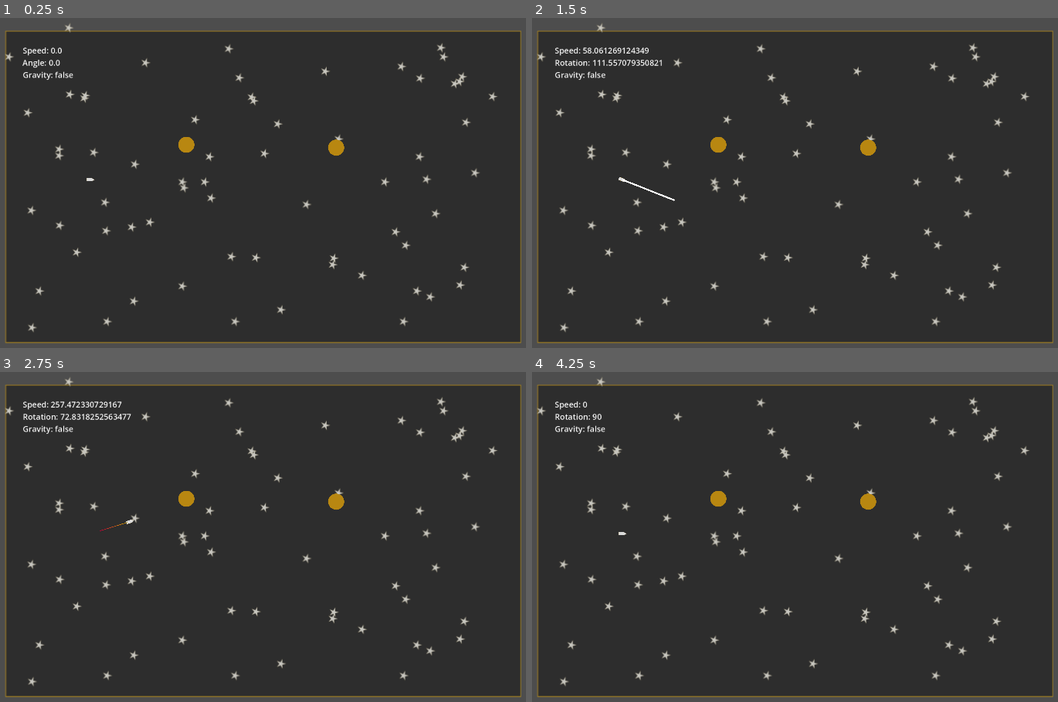
Above: before the commit, frames 1-4 (two rows, left to right).
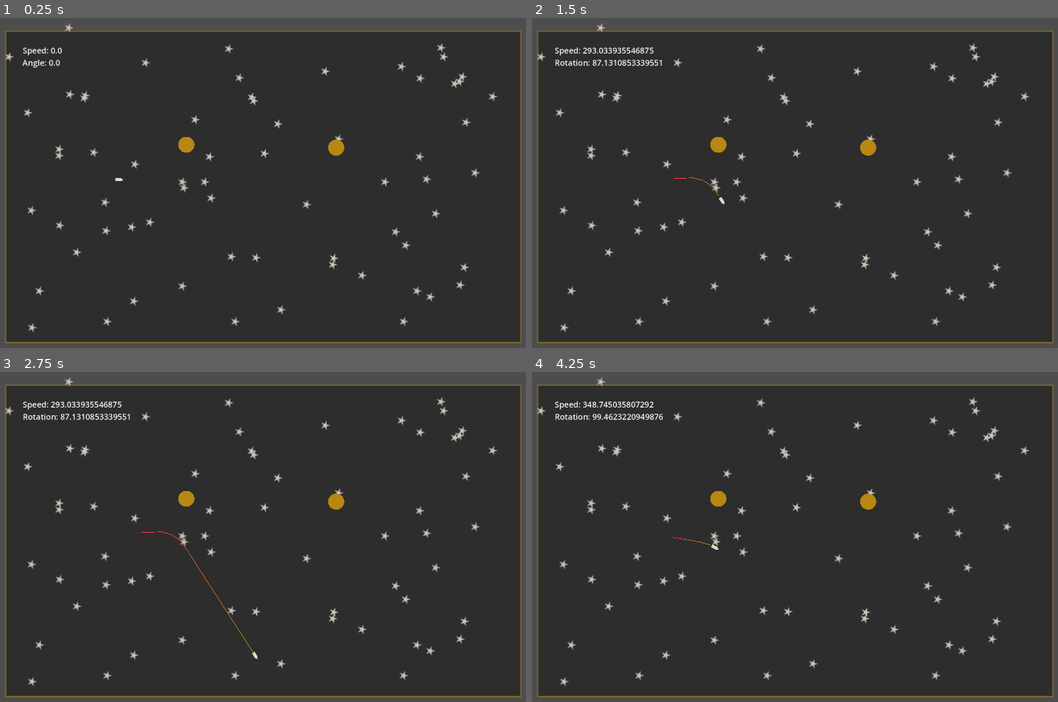
Above: after the commit, the same moments.

Repository: ChrisWoody/GravityAssist
Game: Godot game, scene res://scenes/world.tscn
The game is run twice, just before and just after one commit, with the same random seed, the same clock (stepped at 60 frames per second) and the same inputs.
Inputs (mouse positions are in pixels of both pictures, inside the frame that each line leads up to):
- Up to frame 1 (0.25 s): no input
- Up to frame 2 (1.5 s): tap Enter at 0.5 s; move the mouse to (931, 166) at 0.52 s; click (931, 166) at 0.67 s; tap R (reset) at 1.25 s; move the mouse to (674, 199) at 1.27 s; click (674, 199) at 1.42 s
- Up to frame 3 (2.75 s): tap R (reset) at 2 s; move the mouse to (326, 461) at 2.02 s; click (326, 461) at 2.17 s
- Up to frame 4 (4.25 s): tap R (reset) at 2.75, 3.5, 4.15 s; move the mouse to (768, 606) at 2.77 s; click (768, 606) at 2.92 s; move the mouse to (984, 589) at 3.52 s; click (984, 589) at 3.67 s

The runs differ from the first frame. In frame 1, 0.1% of the frame differs, in the area x 4-24%, y 16-50%; in frame 2, 0.5%, in the area x 4-37%, y 8-57%; in frame 3, 0.5%; in frame 4, 0.5%.

Commit message:
Bit of a re-write to support spawning the spaceship many times

Diff:
--- a/scenes/path_plot_item.tscn
+++ /dev/null
@@ -1,7 +0,0 @@
-[gd_scene load_steps=2 format=3 uid="uid://00tdbh3ylmxk"]
-
-[sub_resource type="QuadMesh" id="QuadMesh_t6cq6"]
-
-[node name="PathPlotItem" type="MeshInstance2D"]
-scale = Vector2(2, 2)
-mesh = SubResource("QuadMesh_t6cq6")
--- a/scenes/path_plotter.tscn
+++ b/scenes/path_plotter.tscn
@@ -1,15 +1,12 @@
-[gd_scene load_steps=3 format=3 uid="uid://c8hc50k4i5dp7"]
+[gd_scene load_steps=3 format=3 uid="uid://clrhdjhe8pkve"]
 
 [ext_resource type="Script" path="res://scripts/path_plotter.gd" id="1_liuj6"]
 
-[sub_resource type="Gradient" id="Gradient_3hot2"]
-colors = PackedColorArray(0.729775, 0, 0.21691, 1, 0.814645, 0.649804, 3.85046e-07, 1)
+[sub_resource type="Gradient" id="Gradient_jmlk4"]
+colors = PackedColorArray(1, 0.169328, 0.287338, 1, 0.639794, 0.576276, 0, 1)
 
-[node name="PathPlotter" type="Node"]
+[node name="PathPlotter" type="Line2D"]
+width = 2.0
+gradient = SubResource("Gradient_jmlk4")
+antialiased = true
 script = ExtResource("1_liuj6")
-
-[node name="Line2D" type="Line2D" parent="."]
-unique_name_in_owner = true
-width = 2.0
-gradient = SubResource("Gradient_3hot2")
-antialiased = true
--- a/scenes/spaceship.tscn
+++ b/scenes/spaceship.tscn
@@ -1,7 +1,8 @@
-[gd_scene load_steps=5 format=3 uid="uid://ddiylcki0mec2"]
+[gd_scene load_steps=6 format=3 uid="uid://ddiylcki0mec2"]
 
 [ext_resource type="Texture2D" uid="uid://dh7jihn6uxs4" path="res://assests/spaceshipv1.png" id="1_gyjty"]
 [ext_resource type="Script" path="res://scripts/spaceship.gd" id="1_jdq2w"]
+[ext_resource type="PackedScene" uid="uid://clrhdjhe8pkve" path="res://scenes/path_plotter.tscn" id="2_3edt7"]
 
 [sub_resource type="QuadMesh" id="QuadMesh_f1ikj"]
 size = Vector2(10, -25)
@@ -12,6 +13,7 @@
 [node name="Spaceship" type="Node2D"]
 rotation = 1.5708
 script = ExtResource("1_jdq2w")
+line2dScene = ExtResource("2_3edt7")
 
 [node name="MeshInstance2D" type="MeshInstance2D" parent="."]
 mesh = SubResource("QuadMesh_f1ikj")
--- a/scenes/world.tscn
+++ b/scenes/world.tscn
@@ -1,11 +1,10 @@
-[gd_scene load_steps=9 format=3 uid="uid://dr08ajut6v7wk"]
+[gd_scene load_steps=8 format=3 uid="uid://dr08ajut6v7wk"]
 
 [ext_resource type="Texture2D" uid="uid://baeptu70722k0" path="res://assests/backgroundv1.png" id="1_s5gvq"]
 [ext_resource type="PackedScene" uid="uid://b5o8hhlfen65s" path="res://scenes/planet.tscn" id="2_kspeu"]
 [ext_resource type="PackedScene" uid="uid://ddiylcki0mec2" path="res://scenes/spaceship.tscn" id="3_saj76"]
 [ext_resource type="Script" path="res://scripts/uimanager.gd" id="4_moe5a"]
 [ext_resource type="Script" path="res://scripts/game_manager.gd" id="5_frs4h"]
-[ext_resource type="PackedScene" uid="uid://c8hc50k4i5dp7" path="res://scenes/path_plotter.tscn" id="6_kygms"]
 
 [sub_resource type="QuadMesh" id="QuadMesh_hrhu3"]
 size = Vector2(1000, 800)
@@ -29,11 +28,6 @@
 [node name="Planet2" parent="." instance=ExtResource("2_kspeu")]
 position = Vector2(218, -110)
 
-[node name="Spaceship" parent="." node_paths=PackedStringArray("topLeftWall", "bottomRightWall") instance=ExtResource("3_saj76")]
-position = Vector2(-546, -10)
-topLeftWall = NodePath("../TopLetWall")
-bottomRightWall = NodePath("../BottomRightWall")
-
 [node name="GameUI" type="CanvasGroup" parent="."]
 script = ExtResource("4_moe5a")
 
@@ -43,14 +37,12 @@
 offset_right = -550.0
 offset_bottom = -319.0
 text = "Speed: 0.0
-Angle: 0.0
-Gravity: false"
+Angle: 0.0"
 label_settings = SubResource("LabelSettings_jpjxx")
 
-[node name="GameManager" type="Node" parent="."]
+[node name="GameManager" type="Node2D" parent="."]
 script = ExtResource("5_frs4h")
-
-[node name="PathPlotter" parent="." instance=ExtResource("6_kygms")]
+spaceship = ExtResource("3_saj76")
 
 [node name="LaunchLine" type="Line2D" parent="."]
 z_index = 1
@@ -63,8 +55,4 @@
 [node name="BottomRightWall" type="Node2D" parent="."]
 position = Vector2(779, 481)
 
-[connection signal="somethingChanged" from="Spaceship" to="GameUI" method="_on_spaceship_something_changed"]
-[connection signal="launch" from="GameManager" to="Spaceship" method="_on_game_manager_launch"]
-[connection signal="launch" from="GameManager" to="PathPlotter" method="_on_game_manager_launch"]
-[connection signal="resetGame" from="GameManager" to="Spaceship" method="_on_game_manager_reset_game"]
-[connection signal="resetGame" from="GameManager" to="PathPlotter" method="_on_game_manager_reset_game"]
+[connection signal="spaceshipLaunchState" from="GameManager" to="GameUI" method="_on_game_manager_spaceship_launch_state"]
--- a/scripts/game_manager.gd
+++ b/scripts/game_manager.gd
@@ -1,22 +1,81 @@
-class_name GameManager extends Node
+class_name GameManager extends Node2D
 
 signal resetGame
-signal launch
+signal launch(speed: float, rotation: float)
+signal spaceshipLaunchState(speed: float, rotation: float)
 
+@export var spaceship: PackedScene
+@onready var launchLine: Line2D = get_node("../LaunchLine")
 
 var playing := false
-var preparing := true
+var clicking := false
+
+var currentSpaceship: Spaceship
+
+var speed := 60.0
+var angle := 90.0
+
+var mouseClickStartPosition := Vector2(-456, -10)
+var mouseClickEndPosition := Vector2.ZERO
+
+var planets: Array[Planet]
+
+func _ready() -> void:
+	var planetsFound: Array[Node] = get_parent().find_children("Planet*")
+	planets.assign(planetsFound)
+	print(str(planets.size()))
+	currentSpaceship = spawnSpaceship()
 
 func _process(_delta: float) -> void:
 	if Input.is_action_just_pressed("reset"):
 		resetGame.emit()
 
+	if clicking:
+		mouseClickEndPosition = get_global_mouse_position()
+		launchLine.set_point_position(1, launchLine.to_local(mouseClickEndPosition))
+		speed = (mouseClickEndPosition - mouseClickStartPosition).length() / 3.0
+
+		var angleToPoint := mouseClickStartPosition.angle_to_point(mouseClickEndPosition)
+		var angleInDegress := rad_to_deg(angleToPoint) + 90.0
+		angle = angleInDegress
+		currentSpaceship.global_position = Vector2(-456, -10) + (Vector2.from_angle(deg_to_rad(angle - 90.0)) * 30.0)
+
+		launchLine.set_point_position(0, launchLine.to_local(currentSpaceship.global_position))
+		currentSpaceship.rotation_degrees = angleInDegress
+		spaceshipLaunchState.emit(speed, angle)
+
+func _input(event):
+	if playing:
+		return
+
+	if event is InputEventMouseButton:
+		if event.button_index == MOUSE_BUTTON_LEFT:
+			if clicking:
+				clicking = false
+				playing = true
+				launched()
+				launchLine.set_point_position(0, Vector2.ZERO)
+				launchLine.set_point_position(1, Vector2.ZERO)
+			else:
+				clicking = true
+
+
 func launched() -> void:
-	preparing = false
+	clicking = false
 	playing = true
-	launch.emit()
+	launch.emit(speed, angle)
 
 func spaceshipCrashed() -> void:
-	preparing = true
+	clicking = false
 	playing = false
 	resetGame.emit()
+	currentSpaceship = spawnSpaceship()
+
+func spawnSpaceship() -> Spaceship:
+	var spaceshipInstance: Spaceship = spaceship.instantiate()
+	add_sibling.call_deferred(spaceshipInstance)
+	launch.connect(spaceshipInstance.launch)
+	spaceshipInstance.global_position = Vector2(-456, -10)
+	spaceshipInstance.rotation_degrees = 90.0
+	spaceshipInstance.setGravityObjects(planets)
+	return spaceshipInstance
--- a/scripts/path_plotter.gd
+++ b/scripts/path_plotter.gd
@@ -1,26 +1,18 @@
-class_name PathPlotter extends Node
-
-@onready var spaceship: Spaceship = get_node("../Spaceship")
-@onready var line2d: Line2D = $Line2D
+class_name PathPlotter extends Line2D
 
 var playing := false
 
 const SPAWN_TIMEOUT := 0.1
 var spawnElapsed := 0.0
 
+var spaceshipToFollow: Spaceship
+
+func launch(spaceship: Spaceship) -> void:
+	spaceshipToFollow = spaceship
+
 func _process(delta: float) -> void:
 	if playing:
 		spawnElapsed += delta
 		if spawnElapsed >= SPAWN_TIMEOUT:
 			spawnElapsed = 0.0
-			line2d.add_point(spaceship.global_position)
-
-
-func _on_game_manager_launch() -> void:
-	playing = true
-
-
-func _on_game_manager_reset_game() -> void:
-	playing = false
-	spawnElapsed = 0.0
-	line2d.clear_points()
+			add_point(spaceshipToFollow.global_position)
--- a/scripts/planet.gd
+++ b/scripts/planet.gd
@@ -1,14 +1,15 @@
 class_name Planet extends Node2D
 
-@onready var spaceship: Spaceship = get_node("../Spaceship")
+#@onready var spaceship: Spaceship = get_node("../Spaceship")
 
 # Called every frame. 'delta' is the elapsed time since the previous frame.
 func _process(delta: float) -> void:
-	var diff := position - spaceship.position
-	if diff.length() < 150.0:
+	pass
+	#var diff := position - spaceship.position
+	#if diff.length() < 150.0:
 		# OK gravity
-		var gravityRotation := -2.0 if spaceship.position.y > position.y else 2.0
-		spaceship.applyGravity(diff.normalized(), gravityRotation)
+		#var gravityRotation := -2.0 if spaceship.position.y > position.y else 2.0
+		#spaceship.applyGravity(diff.normalized(), gravityRotation)
 
 		# Intended to be better but needs a lot of work
 		# var forward := Vector2.from_angle(deg_to_rad(spaceship.rotation_degrees - 90.0)).normalized()
@@ -20,5 +21,6 @@
 
 
 func _on_area_2d_area_entered(area:Area2D) -> void:
+	pass
 	# assuming its the spaceship
-	spaceship.crashedPlanet()
+	#spaceship.crashed()
--- a/scripts/spaceship.gd
+++ b/scripts/spaceship.gd
@@ -1,23 +1,26 @@
 class_name Spaceship extends Node2D
 
-signal somethingChanged(speed: float, rotation: float, gravityApplied: bool)
+@export var line2dScene: PackedScene
 @onready var gameManager: GameManager = get_node("../GameManager")
-@onready var launchLine: Line2D = get_node("../LaunchLine")
+@onready var topLeftWall: Node2D = get_node("../TopLetWall")
+@onready var bottomRightWall: Node2D = get_node("../BottomRightWall")
 
-@export var topLeftWall: Node2D
-@export var bottomRightWall: Node2D
+var line2d: Line2D
 
 const ROTATE_TIMEOUT = 0.05
 var rotateElapsed := 0.0
 
+const LINE_TIMEOUT := 0.1
+var lineElapsed := 0.0
+
 var playing := false
-var speed := 60.0
+var playingSpeed := 60.0
 
 const gravityTimeout = 0.1
 var gravityAppliedElapsed := 0.0
 var applyGravityNext := false
 var gravity := Vector2.ZERO
-var gravityRotation := 0.0
+var gravityRotation := 20.0
 
 var originalPosition := Vector2.ZERO
 
@@ -25,70 +28,54 @@
 var mouseClickStartPosition := Vector2.ZERO
 var mouseClickEndPosition := Vector2.ZERO
 
+var planets: Array[Planet]
+
 func _ready() -> void:
 	originalPosition = global_position
+	line2d = line2dScene.instantiate()
+	add_sibling.call_deferred(line2d)
 
 func _process(delta: float) -> void:
 	if playing:
-		if applyGravityNext:
+		lineElapsed += delta
+		if lineElapsed >= LINE_TIMEOUT:
+			lineElapsed = 0.0
+			line2d.add_point(global_position)
+
+		var applyGravity := false
+		for planet in planets:
+			var diff := planet.global_position - global_position
+			print("in range " + str(diff.length()))
+			if diff.length() < 150.0:
+
+				applyGravity = true
+
+		if applyGravity:
 			gravityAppliedElapsed += delta
 			if gravityAppliedElapsed >= gravityTimeout:
 				gravityAppliedElapsed = 0.0
-				applyGravityNext = false
-				speed += 2
+				playingSpeed += 2
 				rotation_degrees += gravityRotation
 
-		position += (Vector2.from_angle(deg_to_rad(rotation_degrees - 90.0)) * delta * speed)
-		somethingChanged.emit(speed, rotation_degrees, applyGravityNext)
+		position += (Vector2.from_angle(deg_to_rad(rotation_degrees - 90.0)) * delta * playingSpeed)
 
 		if position.y <= topLeftWall.position.y or position.y >= bottomRightWall.position.y or position.x <= topLeftWall.position.x or position.x >= bottomRightWall.position.x:
-			gameManager.spaceshipCrashed()
+			crashed()
 
-	elif clicking:
-		mouseClickEndPosition = get_global_mouse_position()
-		launchLine.set_point_position(1, launchLine.to_local(mouseClickEndPosition))
-		speed = (mouseClickEndPosition - mouseClickStartPosition).length() / 3.0
+func setGravityObjects(objects: Array[Planet]) -> void:
+	planets = objects
+	print("set grav " + str(planets.size()))
 
-		var angle := mouseClickStartPosition.angle_to_point(mouseClickEndPosition)
-		var angleInDegress := rad_to_deg(angle) + 90.0
-		rotation_degrees = angleInDegress
-
-		somethingChanged.emit(speed, angleInDegress, applyGravityNext)
-
-func crashedPlanet() -> void:
+func crashed() ->  void:
 	gameManager.spaceshipCrashed()
+	line2d.queue_free()
+	queue_free()
 
 func applyGravity(dir: Vector2, gravityRotationToApply: float) -> void:
-	#gravity = dir
 	applyGravityNext = true
 	gravityRotation = gravityRotationToApply
 
-func _input(event):
-	if playing:
-		return
-
-	if event is InputEventMouseButton:
-		if event.button_index == MOUSE_BUTTON_LEFT:
-			if clicking:
-				clicking = false
-				playing = true
-				gameManager.launched()
-				launchLine.set_point_position(0, Vector2.ZERO)
-				launchLine.set_point_position(1, Vector2.ZERO)
-			else:
-				clicking = true
-				mouseClickStartPosition = position
-				launchLine.set_point_position(0, launchLine.to_local(mouseClickStartPosition))
-
-func _on_game_manager_launch() -> void:
+func launch(speed: float, rotation: float) -> void:
 	playing = true
-
-func _on_game_manager_reset_game() -> void:
-	playing = false
-	applyGravityNext = false
-	gravityRotation = 0.0
-	rotateElapsed = 0.0
-	speed = 0.0
-	rotation_degrees = 90.0
-	global_position = originalPosition
-	somethingChanged.emit(speed, rotation_degrees, applyGravityNext)
+	playingSpeed = speed
+	rotation_degrees = rotation
--- a/scripts/uimanager.gd
+++ b/scripts/uimanager.gd
@@ -2,15 +2,5 @@
 
 @onready var label: Label = $Label
 
-# Called when the node enters the scene tree for the first time.
-func _ready() -> void:
-	pass # Replace with function body.
-
-
-# Called every frame. 'delta' is the elapsed time since the previous frame.
-func _process(delta: float) -> void:
-	pass
-
-
-func _on_spaceship_something_changed(speed:float, rotation:float, gravityApplied:bool) -> void:
-	label.text = "Speed: " + str(speed) + "\r\n" + "Rotation: " + str(rotation) + "\r\n" + "Gravity: " + str(gravityApplied)
+func _on_game_manager_spaceship_launch_state(speed:float, rotation:float) -> void:
+	label.text = "Speed: " + str(speed) + "\r\n" + "Rotation: " + str(rotation)
